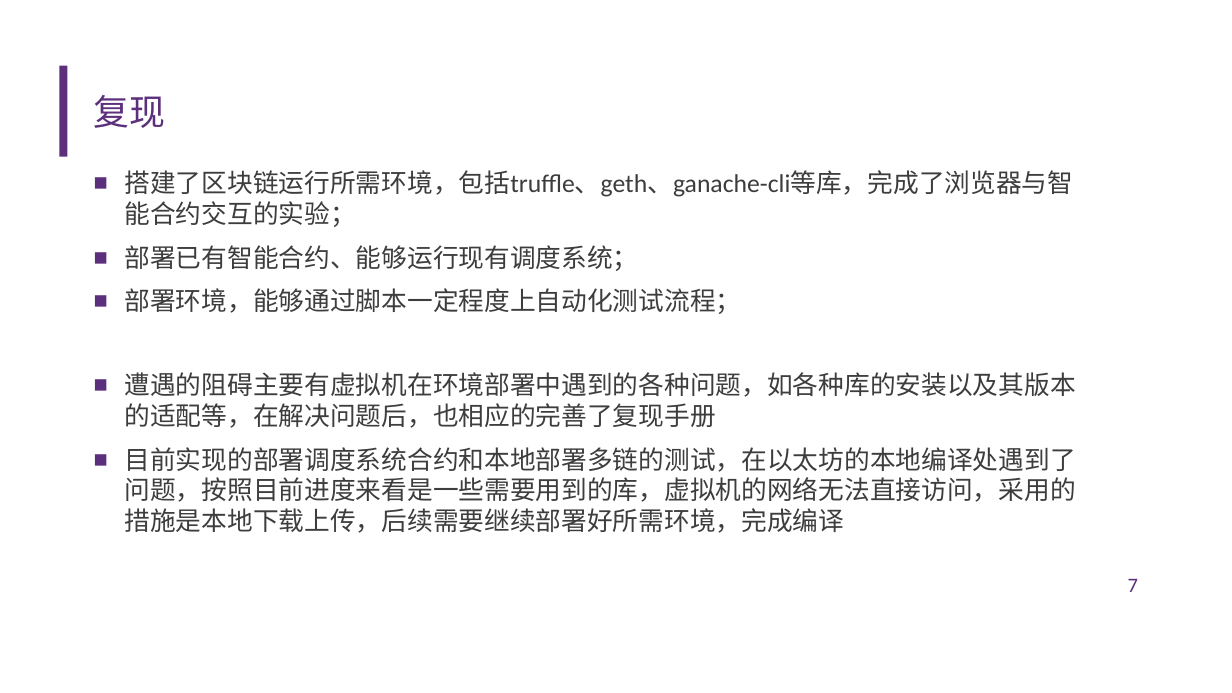
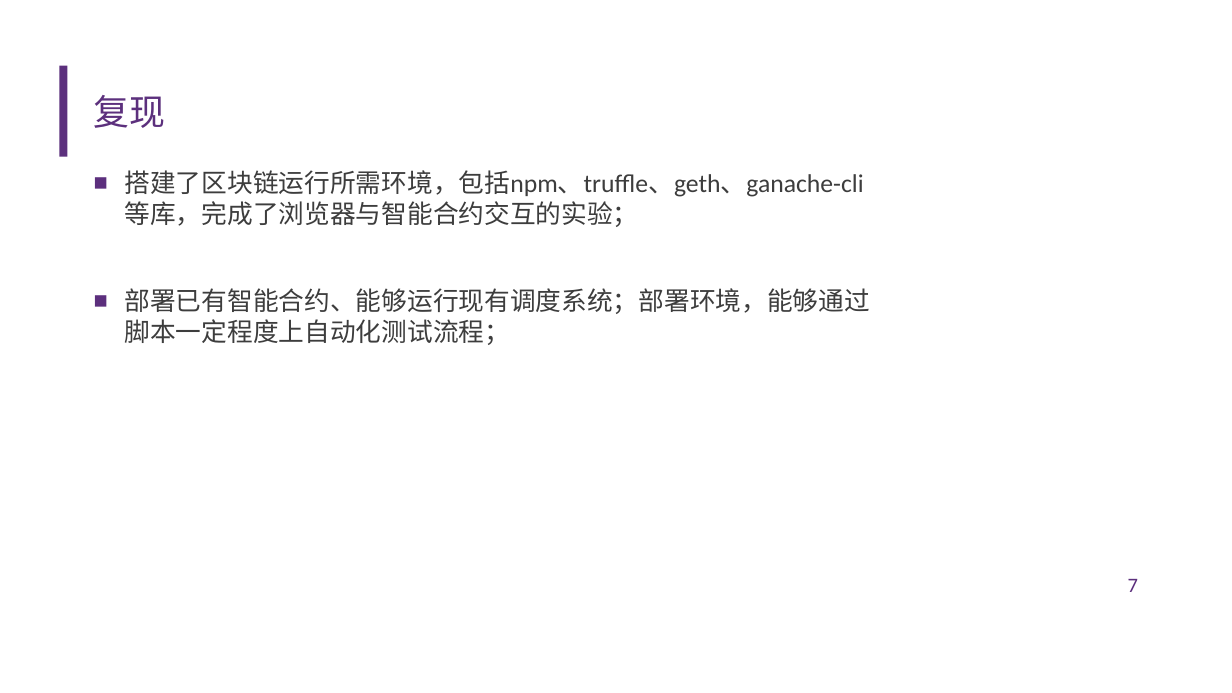
Before and after one commit to diyz19/GraduationDesign, a slide deck: slide 7 of 中期报告.pptx. Drawn at 1232x693 pixels with LibreOffice and Linux fonts; fonts in the diff are those of the drawing; background and template pictures are left out. Boxes give left, top, right and bottom in pixels: in the first picture for what was removed or moved away, otherwise in the second. Text is boxed around its words. In the diff, an @@ line names an element or a change of style, - is before the commit and + after.

```diff
--- a/中期报告.pptx
+++ b/中期报告.pptx
@@ text at [125,170,871,345]: text changed @@
-■ 搭建了区块链运行所需环境，包括truffle、geth、ganache-cli等库，完成了浏览器与智能合约交互的实验；
-■ 部署已有智能合约、能够运行现有调度系统；
-■ 部署环境，能够通过脚本一定程度上自动化测试流程；
-■ 遭遇的阻碍主要有虚拟机在环境部署中遇到的各种问题，如各种库的安装以及其版本的适配等，在解决问题后，也相应的完善了复现手册
-■ 目前实现的部署调度系统合约和本地部署多链的测试，在以太坊的本地编译处遇到了问题，按照目前进度来看是一些需要用到的库，虚拟机的网络无法直接访问，采用的措施是本地下载上传，后续需要继续部署好所需环境，完成编译
+■ 搭建了区块链运行所需环境，包括npm、truffle、geth、ganache-cli等库，完成了浏览器与智能合约交互的实验；
+■ 部署已有智能合约、能够运行现有调度系统；部署环境，能够通过脚本一定程度上自动化测试流程；
```
Also in this commit, not shown: 6 other slides changed, 4 slides added.
